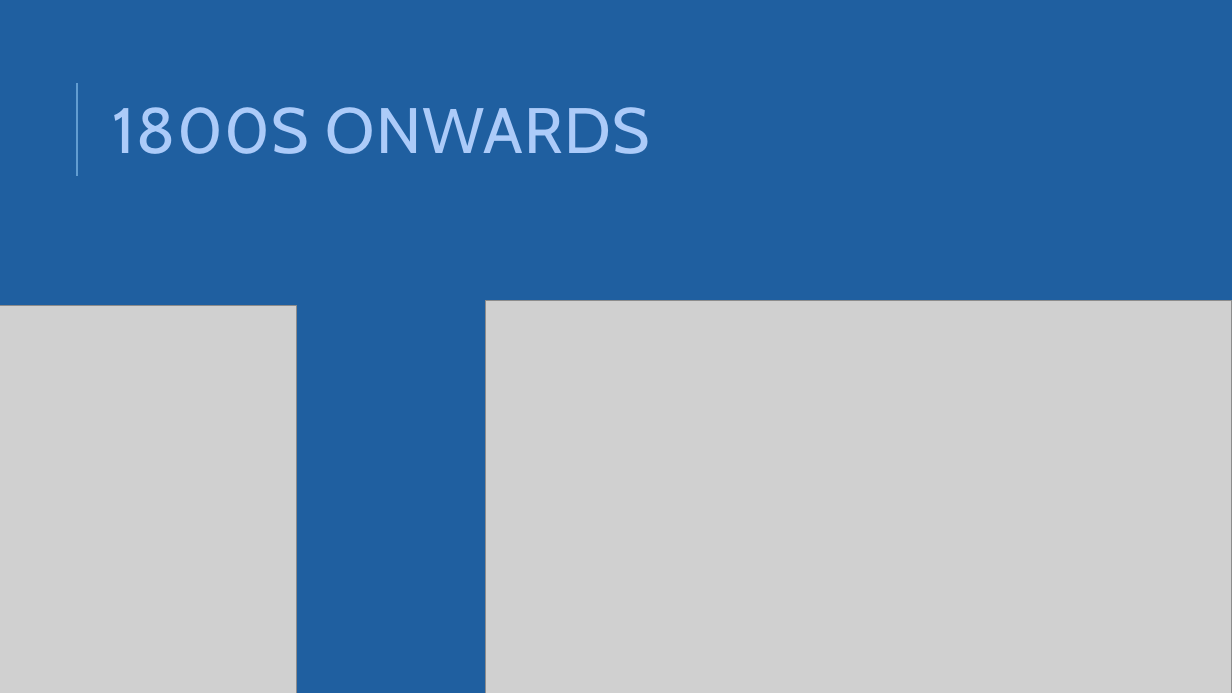
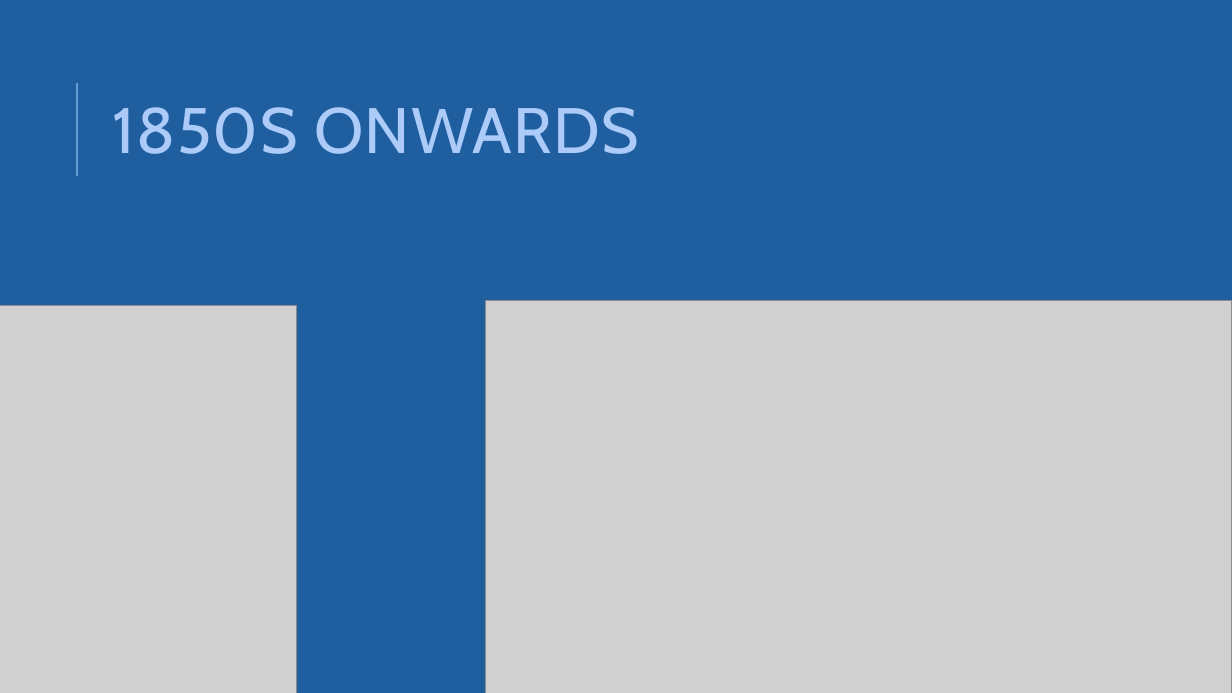
Before and after one commit to aimforbigfoot/biol5081, a slide deck: slide 11 of animalsClass/Deep History Of the field of Perception.pptx (slide 13 before the commit). Drawn at 1232x693 pixels with LibreOffice and Linux fonts; fonts in the diff are those of the drawing; grey boxes stand for pictures. Boxes give left, top, right and bottom in pixels: in the first picture for what was removed or moved away, otherwise in the second. Text is boxed around its words. In the diff, an @@ line names an element or a change of style, - is before the commit and + after.

```diff
--- a/animalsClass/Deep History Of the field of Perception.pptx
+++ b/animalsClass/Deep History Of the field of Perception.pptx
@@ title at [113, 107, 638, 154]: text changed @@
-1800S ONWARDS
+1850S ONWARDS
```
Also in this commit, not shown: 4 other slides changed, 1 slide added, 3 slides removed.
